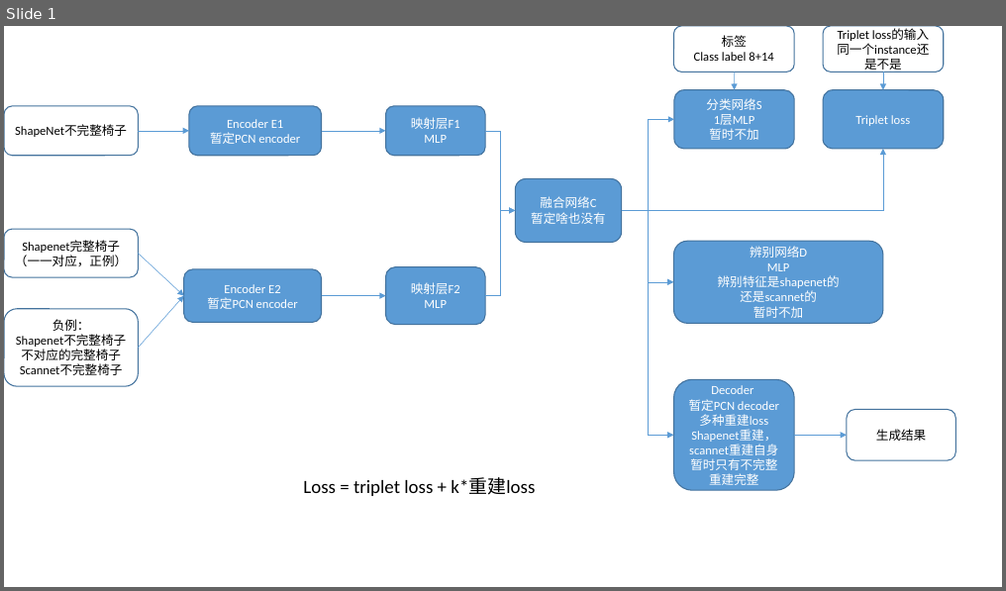
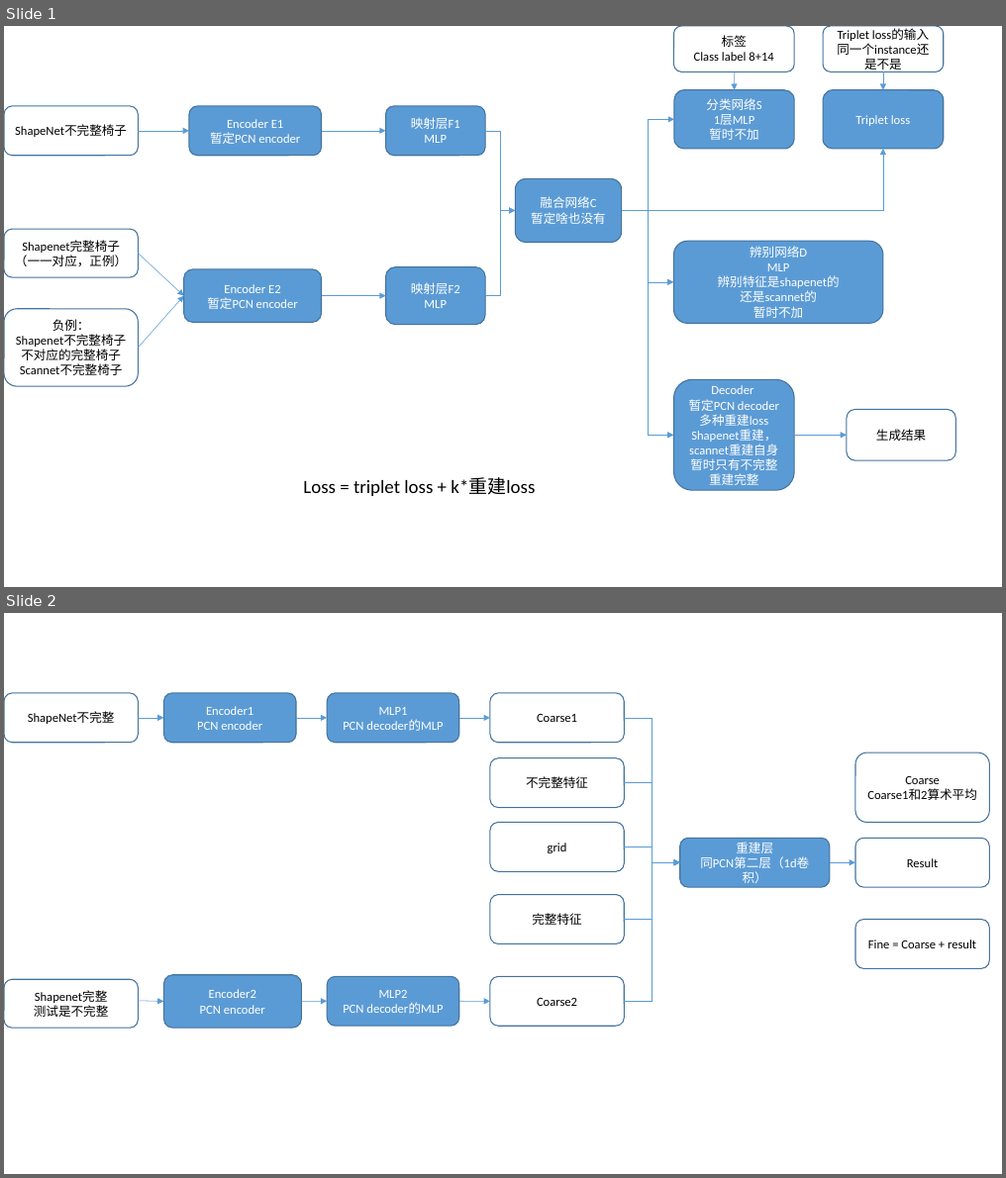
Before and after one commit to SerCharles/SPQRNet, a slide deck: note/Network.pptx. Shown one above the other, each under a label of ours: slide 1 before the commit, slides 1 and 2 after it. The pictures are 1006x591 and 1006x1178 pixels, drawn with LibreOffice and Linux fonts; fonts in the diff are those of the drawing. Boxes give left, top, right and bottom in pixels: in the first picture for what was removed or moved away, otherwise in the second. Text is boxed around its words. In the diff, an @@ line names an element or a change of style, - is before the commit and + after.

```diff
--- a/note/Network.pptx
+++ b/note/Network.pptx
@@ slide 2 added at box(4, 613, 1002, 1174), background #FFFFFF @@
@@ rounded rectangle added at box(4, 693, 138, 743), fill #FFFFFF, outline #43739E 1 pt, 12 pt, text #000000 @@
+ShapeNet不完整
@@ rounded rectangle added at box(164, 693, 297, 743), fill #5B9BD5, outline #43739E 1 pt, 12 pt, text #FFFFFF @@
+Encoder1
+PCN encoder
@@ rounded rectangle added at box(327, 693, 459, 743), fill #5B9BD5, outline #43739E 1 pt, 12 pt, text #FFFFFF @@
+MLP1
+PCN decoder的MLP
@@ rounded rectangle added at box(490, 693, 624, 743), fill #FFFFFF, outline #43739E 1 pt, 12 pt, text #000000 @@
+Coarse1
@@ arrow added from (138, 718) to (164, 718), #5B9BD5 0.5 pt @@
@@ arrow added from (296, 718) to (327, 718), #5B9BD5 0.5 pt @@
@@ arrow added from (459, 718) to (490, 718), #5B9BD5 0.5 pt @@
@@ elbow arrow added from (624, 718) to (680, 863), #5B9BD5 0.5 pt @@
@@ rounded rectangle added at box(490, 759, 624, 808), fill #FFFFFF, outline #43739E 1 pt, 12 pt, text #000000 @@
+不完整特征
@@ rounded rectangle added at box(856, 753, 990, 823), fill #FFFFFF, outline #43739E 1 pt, 12 pt, text #000000 @@
+Coarse
+Coarse1和2算术平均
@@ elbow arrow added from (624, 783) to (680, 863), #5B9BD5 0.5 pt @@
@@ rounded rectangle added at box(490, 823, 624, 872), fill #FFFFFF, outline #43739E 1 pt, 12 pt, text #000000 @@
+grid
@@ elbow arrow added from (624, 848) to (680, 863), #5B9BD5 0.5 pt @@
@@ rounded rectangle added at box(680, 839, 830, 888), fill #5B9BD5, outline #43739E 1 pt, 12 pt, text #FFFFFF @@
+重建层
+同PCN第二层（1d卷积）
@@ rounded rectangle added at box(856, 839, 990, 888), fill #FFFFFF, outline #43739E 1 pt, 12 pt, text #000000 @@
+Result
@@ elbow arrow added from (624, 919) to (680, 863), #5B9BD5 0.5 pt @@
@@ elbow arrow added from (624, 1001) to (680, 863), #5B9BD5 0.5 pt @@
@@ arrow added from (830, 863) to (856, 863), #5B9BD5 0.5 pt @@
@@ rounded rectangle added at box(490, 894, 624, 944), fill #FFFFFF, outline #43739E 1 pt, 12 pt, text #000000 @@
+完整特征
@@ rounded rectangle added at box(856, 919, 990, 968), fill #FFFFFF, outline #43739E 1 pt, 12 pt, text #000000 @@
+Fine = Coarse + result
@@ rounded rectangle added at box(4, 980, 138, 1029), fill #FFFFFF, outline #43739E 1 pt, 12 pt, text #000000 @@
+Shapenet完整
+测试是不完整
@@ rounded rectangle added at box(164, 975, 302, 1029), fill #5B9BD5, outline #43739E 1 pt, 12 pt, text #FFFFFF @@
+Encoder2
+PCN encoder
@@ rounded rectangle added at box(327, 977, 459, 1026), fill #5B9BD5, outline #43739E 1 pt, 12 pt, text #FFFFFF @@
+MLP2
+PCN decoder的MLP
@@ rounded rectangle added at box(490, 977, 624, 1026), fill #FFFFFF, outline #43739E 1 pt, 12 pt, text #000000 @@
+Coarse2
@@ arrow added from (138, 1001) to (164, 1001), #5B9BD5 0.5 pt @@
@@ arrow added from (301, 1001) to (327, 1001), #5B9BD5 0.5 pt @@
@@ arrow added from (459, 1001) to (490, 1001), #5B9BD5 0.5 pt @@
```
Also in this commit, not shown: 9 other files.
